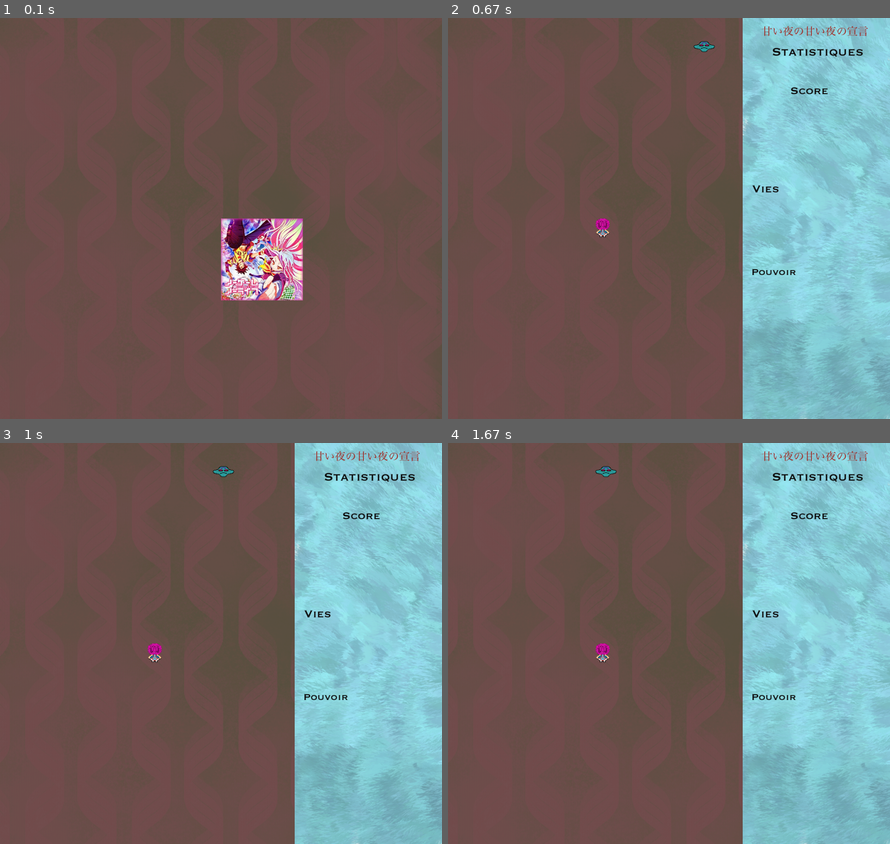
Above: before the commit, frames 1-4 (two rows, left to right).
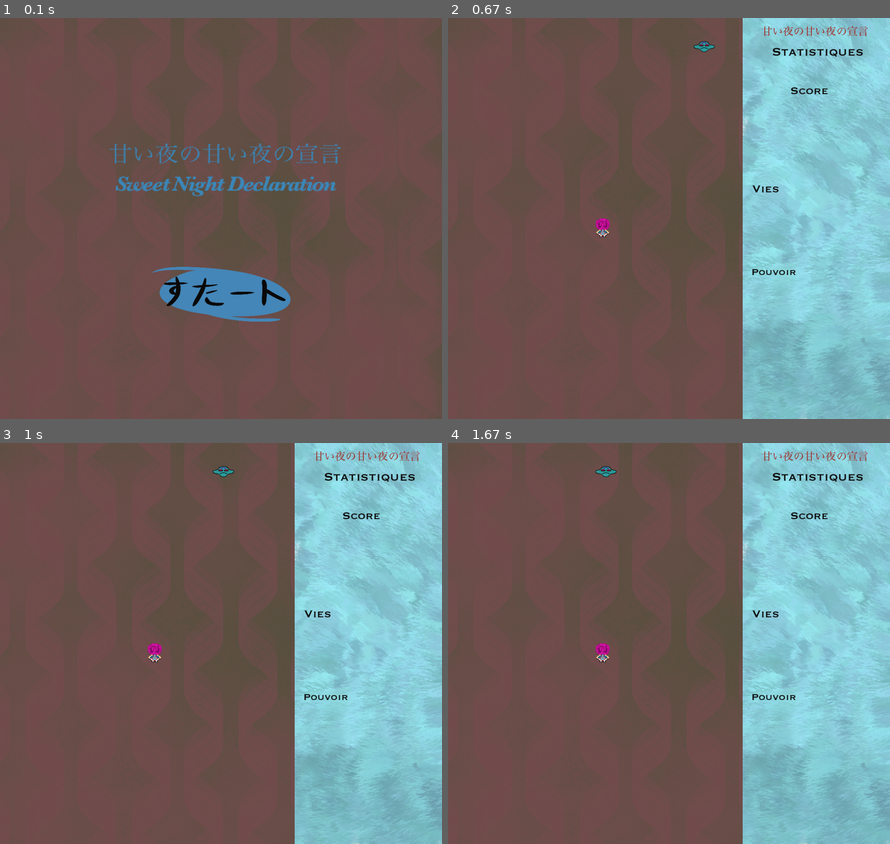
Above: after the commit, the same moments.

Repository: sukaizer/Sweet-Night-Declaration
Game: pygame game, started from main.py
Same seed, same stepped clock (60 frames per second), same inputs: the game is played once before the commit and once after it.
Inputs (mouse positions are in pixels of both pictures, inside the frame that each line leads up to):
- Up to frame 1 (0.1 s): no input
- Up to frame 2 (0.67 s): click (669, 218) at 0.38 s
- Up to frame 3 (1 s): tap Space at 0.67 s
- Up to frame 4 (1.67 s): no input

The runs differ from the first frame. In frame 1, 7.4% of the frame differs, in the area x 24-78%, y 31-76%; in frame 2, nothing differs; in frame 3, nothing differs; in frame 4, nothing differs.

Commit message:
start menu ok

Diff:
--- a/bullets.py
+++ b/bullets.py
@@ -19,7 +19,7 @@
     def move(self):
         self.rect.y -= self.velocity
 
-        for enemies in self.game.check_collision(self, self.game.all_enemies ):
+        for enemies in self.game.check_collision(self, self.game.all_enemies):
             self.remove()
             enemies.damage(self.player.attack)
 
--- a/start_menu.py
+++ b/start_menu.py
@@ -9,11 +9,18 @@
     def __init__(self, game):
         """Constructeur de classe"""
         self.game = game
-        self.start = pygame.image.load('assets/ngnl.jpg')
-        self.start = pygame.transform.scale(self.start, (200, 200))
+        self.title = pygame.image.load('assets/title.png')
+        self.title = pygame.transform.scale(self.title, (800, 300))
+        self.title_rect = self.title.get_rect()
+        self.title_rect.x = game.width / 2 - self.title_rect.width / 2
+        self.title_rect.y = game.height / 4
+
+        self.start = pygame.image.load('assets/button.png')
+        self.start = pygame.transform.scale(self.start, (400, 400))
         self.start_rect = self.start.get_rect()
-        self.start_rect.x = game.width / 2
+        self.start_rect.x = game.width / 2 - self.start_rect.width / 2
         self.start_rect.y = game.height / 2
 
-    def start_menu(self,screen):
+    def start_menu(self, screen):
         screen.blit(self.start, self.start_rect)
+        screen.blit(self.title,self.title_rect)
Binary file added: assets/button.png
Binary file removed: assets/ngnl.jpg
Binary file added: assets/title.png
